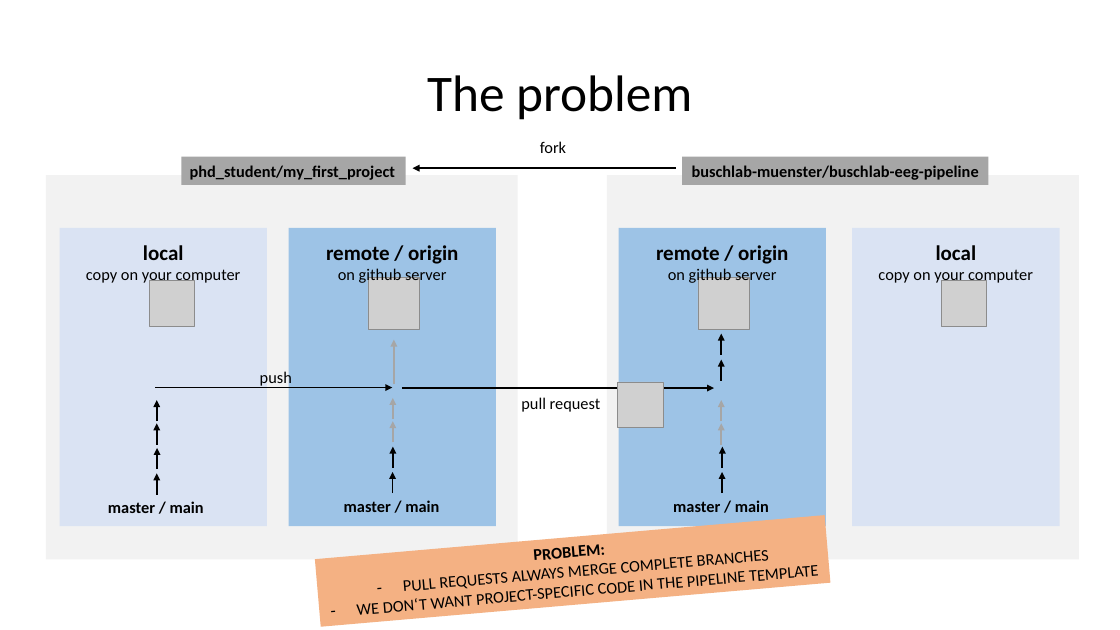
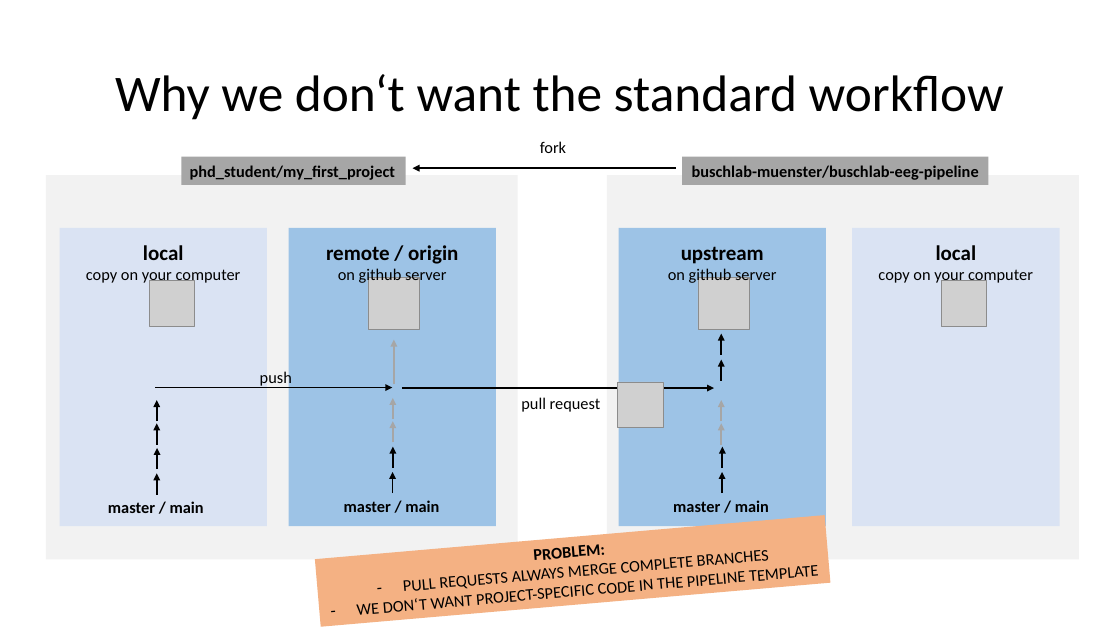
Before and after one commit to remichel/Buschlab_Github_Workshop, a slide deck: slide 6 of github_workshop.pptx (slide 5 before the commit). Drawn at 1120x630 pixels with LibreOffice and Linux fonts; fonts in the diff are those of the drawing; grey boxes stand for pictures. Boxes give left, top, right and bottom in pixels: in the first picture for what was removed or moved away, otherwise in the second. Text is boxed around its words. In the diff, an @@ line names an element or a change of style, - is before the commit and + after.

```diff
--- a/github_workshop.pptx
+++ b/github_workshop.pptx
@@ title at [115,74,1004,120]: text changed @@
-The problem
+Why we don‘t want the standard workflow
@@ text "upstream": place and size @@
-text "upstream" at [656,245,788,285]
+text "upstream" at [668,246,776,285]
@@ text at [681,246,764,264]: text changed @@
-remote / origin
+upstream
```
Also in this commit, not shown: 5 other slides changed, 1 slide added.
